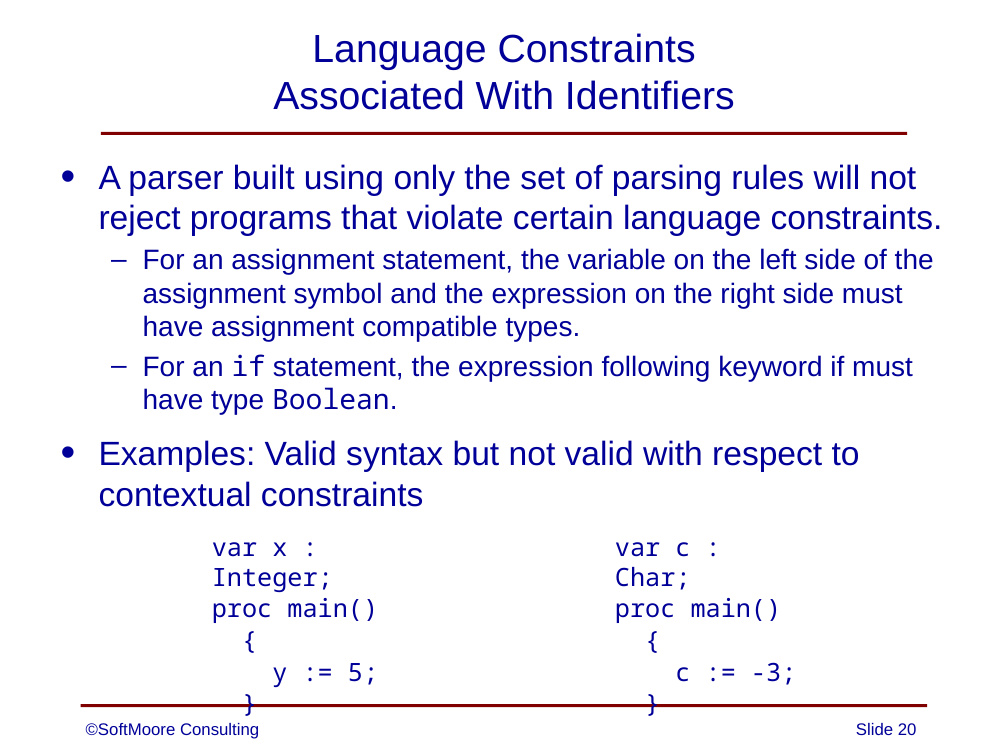
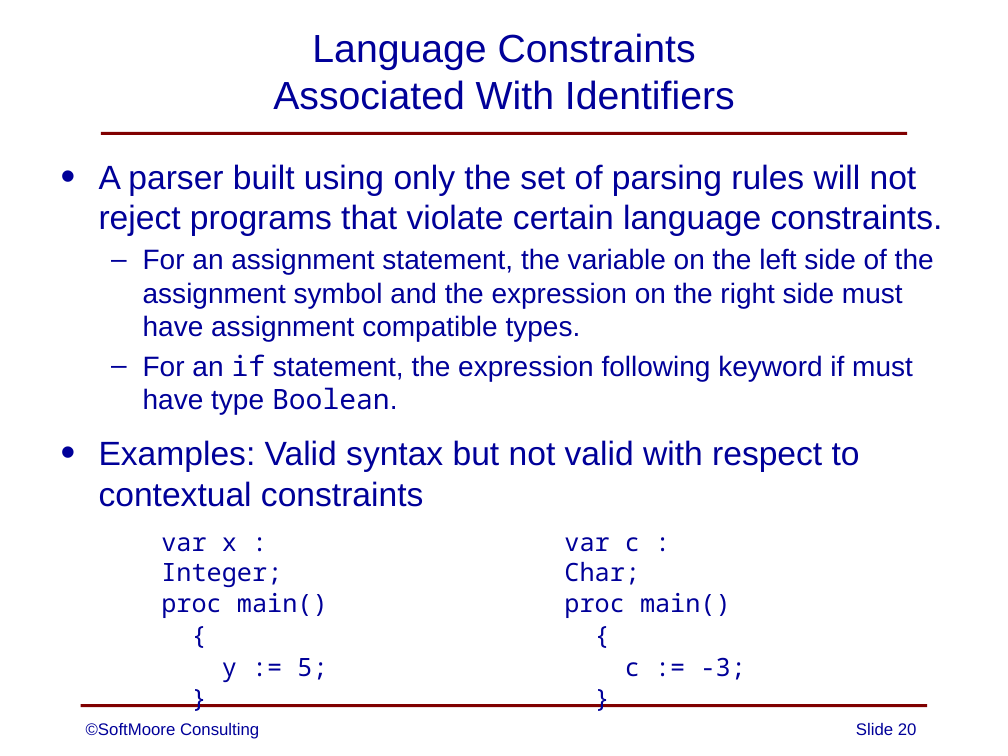
Before and after one commit to SoftMoore/CPRL-Kt-2nd, a slide deck: slide 20 of PowerPoints/08 - Abstract Syntax Trees.pptx. Drawn at 1008x756 pixels with LibreOffice and Linux fonts; fonts in the diff are those of the drawing. Boxes give left, top, right and bottom in pixels: in the first picture for what was removed or moved away, otherwise in the second. Text is boxed around its words. In the diff, an @@ line names an element or a change of style, - is before the commit and + after.

```diff
--- a/PowerPoints/08 - Abstract Syntax Trees.pptx
+++ b/PowerPoints/08 - Abstract Syntax Trees.pptx
@@ text "var x : Integer;": place and size @@
-text "var x : Integer;" at bbox=[212, 542, 378, 687]
+text "var x : Integer;" at bbox=[161, 537, 328, 682]
@@ text "var c : Char;": place and size @@
-text "var c : Char;" at bbox=[615, 542, 796, 685]
+text "var c : Char;" at bbox=[564, 537, 745, 680]
```
Also in this commit, not shown: 12 other slides changed.
